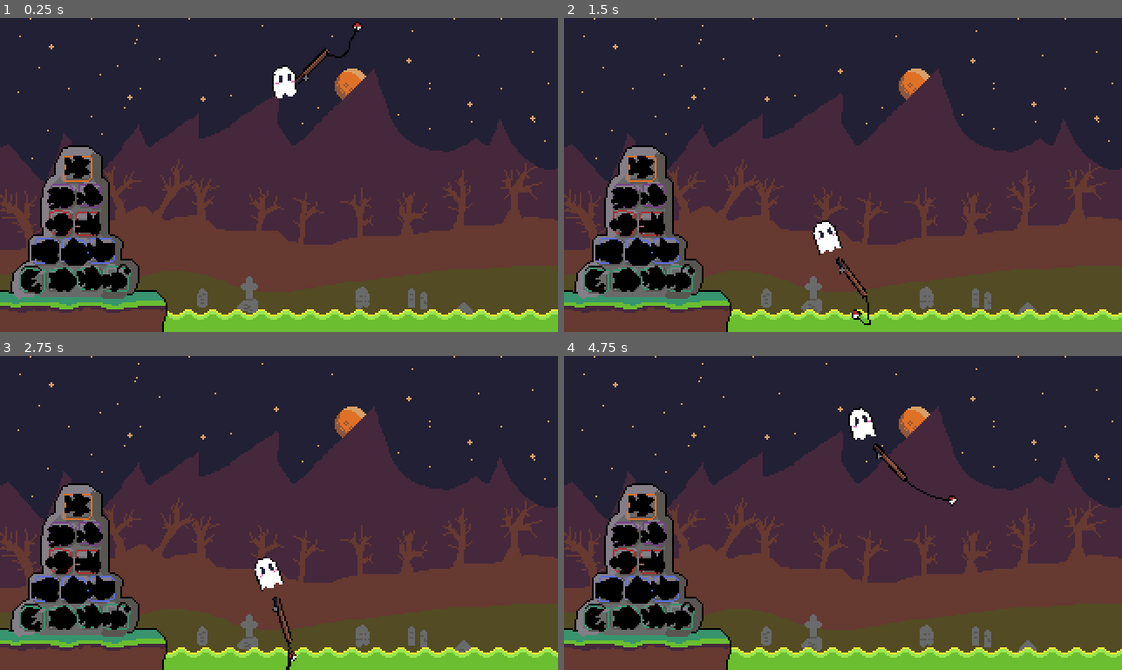
Above: before the commit, frames 1-4 (two rows, left to right).
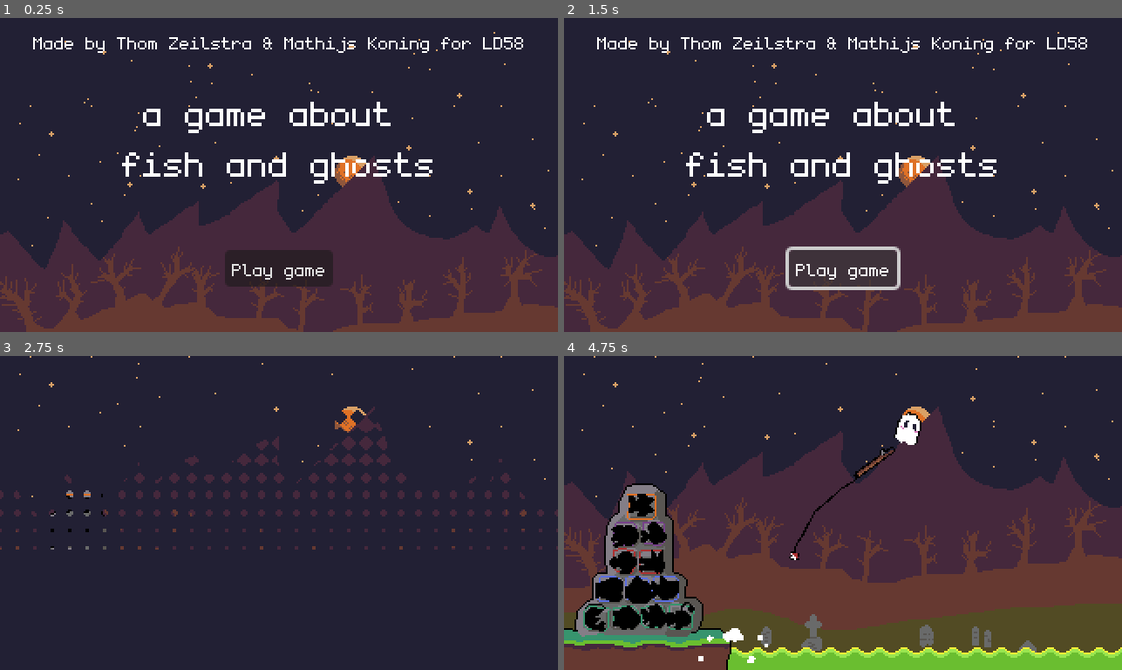
Above: after the commit, the same moments.

Repository: thomz12/LD58
Game: Godot game, scene res://scenes/game.tscn
Same seed, same stepped clock (60 frames per second), same inputs: the game is played once before the commit and once after it.
Inputs (mouse positions are in pixels of both pictures, inside the frame that each line leads up to):
- Up to frame 1 (0.25 s): no input
- Up to frame 2 (1.5 s): click (843, 269) at 0.5 s, where only the run after the commit has a clickable "Play game"; click (843, 269) at 1.25 s, where only the run after the commit has a clickable "Play game"
- Up to frame 3 (2.75 s): click (279, 607) at 2 s, where only the run after the commit has a clickable "Play game"
- Up to frame 4 (4.75 s): move the mouse to (965, 497) at 2.77 s; move the mouse to (731, 528) at 3.52 s; move the mouse to (898, 443) at 4.27 s

The runs differ from the first frame. In frame 1, 58% of the frame differs, in the area x 0-100%, y 0-100%; in frame 2, 57%; in frame 3, 59%, in the area x 0-100%, y 7-100%; in frame 4, 2.0%.
Error after the commit: Cannot call method 'queue_free' on a previously freed instance. (res://scripts/game.gd:24)

Commit message:
Start menu and screen transition effect

Diff:
--- /dev/null
+++ b/ld-58/resources/shaders/transition.gdshader
@@ -0,0 +1,31 @@
+shader_type canvas_item;
+
+// Ranges from 0 to 1 over the course of the transition.
+// We use this to actually animate the shader.
+uniform float progress : hint_range(0, 1);
+uniform float multiplier : hint_range(1, 10) = 3;
+uniform float angle : hint_range(0, 360) = 0.0;
+
+// anchor point of the transition (best anchor point result is 0.5, 0.5)
+uniform vec2 anchor = vec2(0.5, 0.5);
+// use this to increase the distance from the anchor point
+uniform float anchorOffset = 1.0;
+
+// Size of each diamond, in pixels.
+uniform float diamondPixelSize = 10.0;
+
+float when_lt(float x, float y) {
+	return max(sign(y - x), 0.0);
+}
+
+void fragment() {
+    float xFraction = fract(FRAGCOORD.x / diamondPixelSize);
+    float yFraction = fract(FRAGCOORD.y / diamondPixelSize);
+    float xDistance = abs(xFraction - 0.5);
+    float yDistance = abs(yFraction - 0.5);
+
+    COLOR.a *= when_lt(
+		xDistance + yDistance + cos(radians(angle)) * (UV.x - anchor.x) + sin(radians(angle)) * (UV.y - anchor.y),
+		(-anchorOffset + progress * multiplier)
+	);
+}
--- a/ld-58/scenes/game.tscn
+++ b/ld-58/scenes/game.tscn
@@ -1,8 +1,19 @@
-[gd_scene load_steps=4 format=3 uid="uid://c26ji0hvkb1ro"]
+[gd_scene load_steps=7 format=3 uid="uid://c26ji0hvkb1ro"]
 
 [ext_resource type="PackedScene" uid="uid://bgjyxgqyuigc1" path="res://scenes/main.tscn" id="1_uwrxv"]
 [ext_resource type="Script" uid="uid://bcq8qcf1dkyha" path="res://scripts/game.gd" id="1_yqjtg"]
 [ext_resource type="Theme" uid="uid://bwgtcoet55w6c" path="res://scenes/ui/ui_theme.tres" id="3_lnu2h"]
+[ext_resource type="PackedScene" uid="uid://clewgy0kst7gl" path="res://scenes/ui/start_menu.tscn" id="4_lbhrr"]
+[ext_resource type="Shader" uid="uid://dr05osk2w3u07" path="res://resources/shaders/transition.gdshader" id="5_iywne"]
+
+[sub_resource type="ShaderMaterial" id="ShaderMaterial_p57ef"]
+shader = ExtResource("5_iywne")
+shader_parameter/progress = 0.0
+shader_parameter/multiplier = 3.0
+shader_parameter/angle = 90.000004275
+shader_parameter/anchor = Vector2(0.5, 0.5)
+shader_parameter/anchorOffset = 1.0
+shader_parameter/diamondPixelSize = 10.0
 
 [node name="Game" type="Node2D"]
 process_mode = 3
@@ -53,4 +64,21 @@
 layout_mode = 2
 text = "Continue"
 
+[node name="StartMenu" parent="CanvasLayer" instance=ExtResource("4_lbhrr")]
+unique_name_in_owner = true
+
+[node name="CanvasLayer2" type="CanvasLayer" parent="."]
+
+[node name="TransitionColorRect" type="ColorRect" parent="CanvasLayer2"]
+unique_name_in_owner = true
+material = SubResource("ShaderMaterial_p57ef")
+anchors_preset = 15
+anchor_right = 1.0
+anchor_bottom = 1.0
+grow_horizontal = 2
+grow_vertical = 2
+mouse_filter = 2
+color = Color(0.13333334, 0.1254902, 0.20392157, 1)
+
 [connection signal="pressed" from="CanvasLayer/PauseMenu/CenterContainer/VBoxContainer/ButtonContinue" to="." method="_on_button_continue_pressed"]
+[connection signal="game_start" from="CanvasLayer/StartMenu" to="." method="_on_start_menu_game_start"]
--- /dev/null
+++ b/ld-58/scenes/ui/start_menu.tscn
@@ -0,0 +1,70 @@
+[gd_scene load_steps=4 format=3 uid="uid://clewgy0kst7gl"]
+
+[ext_resource type="Theme" uid="uid://bwgtcoet55w6c" path="res://scenes/ui/ui_theme.tres" id="1_0kjv3"]
+[ext_resource type="Texture2D" uid="uid://p7m4838pb33s" path="res://sprites/background.png" id="1_irhji"]
+[ext_resource type="Script" uid="uid://bnvri4b1wddjm" path="res://scripts/ui/start_menu.gd" id="2_m0hmm"]
+
+[node name="StartMenu" type="Control"]
+layout_mode = 3
+anchors_preset = 15
+anchor_right = 1.0
+anchor_bottom = 1.0
+grow_horizontal = 2
+grow_vertical = 2
+theme = ExtResource("1_0kjv3")
+script = ExtResource("2_m0hmm")
+
+[node name="TextureRect" type="TextureRect" parent="."]
+layout_mode = 0
+offset_left = -71.0
+offset_top = -153.0
+offset_right = 441.0
+offset_bottom = 359.0
+texture = ExtResource("1_irhji")
+
+[node name="Background2" type="Sprite2D" parent="."]
+visible = false
+position = Vector2(185, 53)
+texture = ExtResource("1_irhji")
+
+[node name="VBoxContainer" type="VBoxContainer" parent="."]
+layout_mode = 1
+anchors_preset = 15
+anchor_right = 1.0
+anchor_bottom = 1.0
+grow_horizontal = 2
+grow_vertical = 2
+
+[node name="Top" type="HBoxContainer" parent="VBoxContainer"]
+layout_mode = 2
+size_flags_vertical = 3
+size_flags_stretch_ratio = 0.4
+alignment = 1
+
+[node name="LabelLD" type="Label" parent="VBoxContainer/Top"]
+layout_mode = 2
+text = "Made by Thom Zeilstra & Mathijs Koning for LD58"
+horizontal_alignment = 1
+
+[node name="Center" type="MarginContainer" parent="VBoxContainer"]
+layout_mode = 2
+size_flags_vertical = 3
+
+[node name="LabelTitle" type="Label" parent="VBoxContainer/Center"]
+layout_mode = 2
+theme_override_font_sizes/font_size = 32
+text = "a game about
+fish and ghosts"
+horizontal_alignment = 1
+
+[node name="Bottom" type="HBoxContainer" parent="VBoxContainer"]
+layout_mode = 2
+size_flags_vertical = 3
+alignment = 1
+
+[node name="ButtonStart" type="Button" parent="VBoxContainer/Bottom"]
+layout_mode = 2
+size_flags_vertical = 4
+text = "Play game"
+
+[connection signal="pressed" from="VBoxContainer/Bottom/ButtonStart" to="." method="_on_button_start_pressed"]
--- a/ld-58/scripts/game.gd
+++ b/ld-58/scripts/game.gd
@@ -1,7 +1,12 @@
 extends Node2D
 
 @onready var pause_menu: Control = %PauseMenu
+@onready var start_menu: Control = %StartMenu
 @onready var canvas_layer: CanvasLayer = $CanvasLayer
+@onready var transition_color_rect: ColorRect = %TransitionColorRect
+
+func _ready() -> void:
+	get_tree().paused = true
 
 func _process(delta: float) -> void:
 	if Input.is_action_just_pressed("pause"):
@@ -12,3 +17,23 @@
 func _on_button_continue_pressed() -> void:
 	get_tree().paused = false
 	pause_menu.hide()
+
+
+func _on_start_menu_game_start() -> void:
+	await trans(0.0, 1.0, 90, true)
+	start_menu.queue_free()
+	await trans(1.0, 0.0, 270, true)
+	get_tree().paused = false
+
+
+func trans(origin := 0.0, target := 1.0, angle := 0.0, wait := false) -> void:
+	transition_color_rect.material['shader_parameter/angle'] = angle
+	var tween = create_tween()
+	tween.tween_property(
+		transition_color_rect.material,
+		"shader_parameter/progress",
+		target,
+		1.5
+	).from(origin).set_trans(Tween.TRANS_SINE)
+
+	if wait: await tween.finished
--- /dev/null
+++ b/ld-58/scripts/ui/start_menu.gd
@@ -0,0 +1,6 @@
+extends Control
+
+signal game_start
+
+func _on_button_start_pressed() -> void:
+	game_start.emit()
Not shown, added: ld-58/resources/shaders/transition.gdshader.uid
Not shown, added: ld-58/scripts/ui/start_menu.gd.uid
